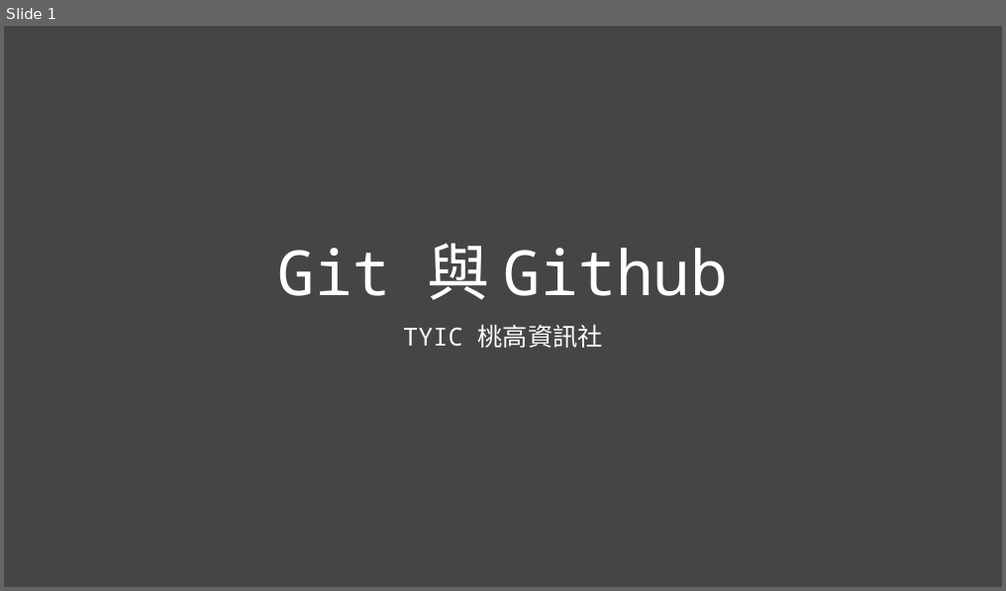
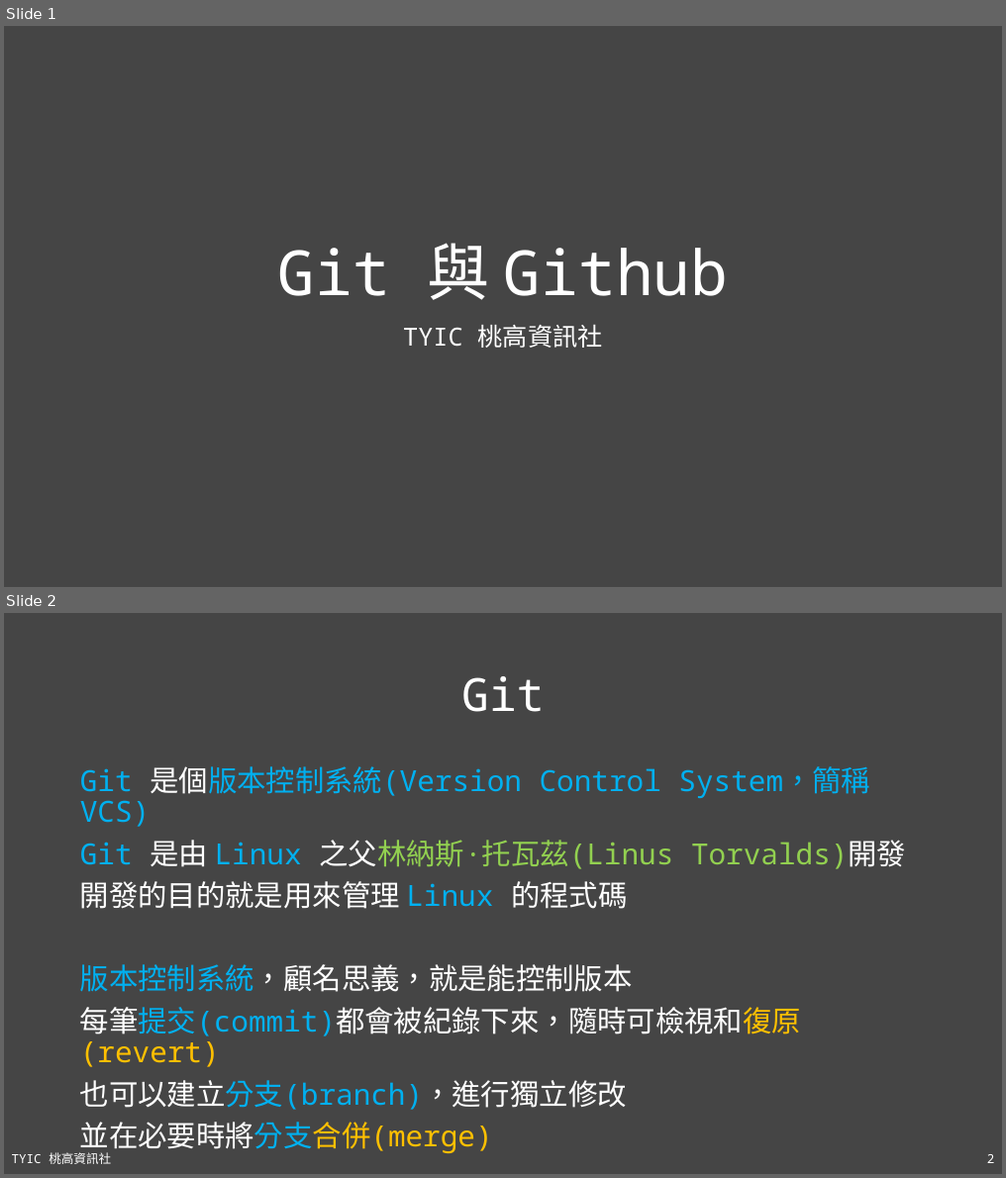
Before and after one commit to TYSHIC/slides, a slide deck: ppt/16_Git 與 Github.pptx. Shown one above the other, each under a label of ours: slide 1 before the commit, slides 1 and 2 after it. The pictures are 1006x591 and 1006x1178 pixels, drawn with LibreOffice and Linux fonts; fonts in the diff are those of the drawing. Boxes give left, top, right and bottom in pixels: in the first picture for what was removed or moved away, otherwise in the second. Text is boxed around its words. In the diff, an @@ line names an element or a change of style, - is before the commit and + after.

```diff
--- a/ppt/16_Git 與 Github.pptx
+++ b/ppt/16_Git 與 Github.pptx
@@ slide 2 added at (4, 613, 1002, 1174), background #454545 @@
@@ title added at (461, 676, 544, 712), 44 pt, text #FFFFFF @@
+Git
@@ text added at (80, 766, 906, 1110), 28 pt, text #00B0F0 @@
+Git 是個版本控制系統(Version Control System，簡稱 VCS)
+Git 是由 Linux 之父林納斯·托瓦茲(Linus Torvalds)開發
+開發的目的就是用來管理 Linux 的程式碼
+版本控制系統，顧名思義，就是能控制版本
+每筆提交(commit)都會被紀錄下來，隨時可檢視和復原(revert)
+也可以建立分支(branch)，進行獨立修改
+並在必要時將分支合併(merge)
@@ text added at (12, 1153, 111, 1164), 12 pt, text #FFFFFF @@
+TYIC 桃高資訊社
@@ page number added at (987, 1155, 995, 1163), 12 pt, text #FFFFFF @@
+2
```
Also in this commit, not shown: 1 slide changed, 3 other slides added, 1 slide removed, 2 other files.
